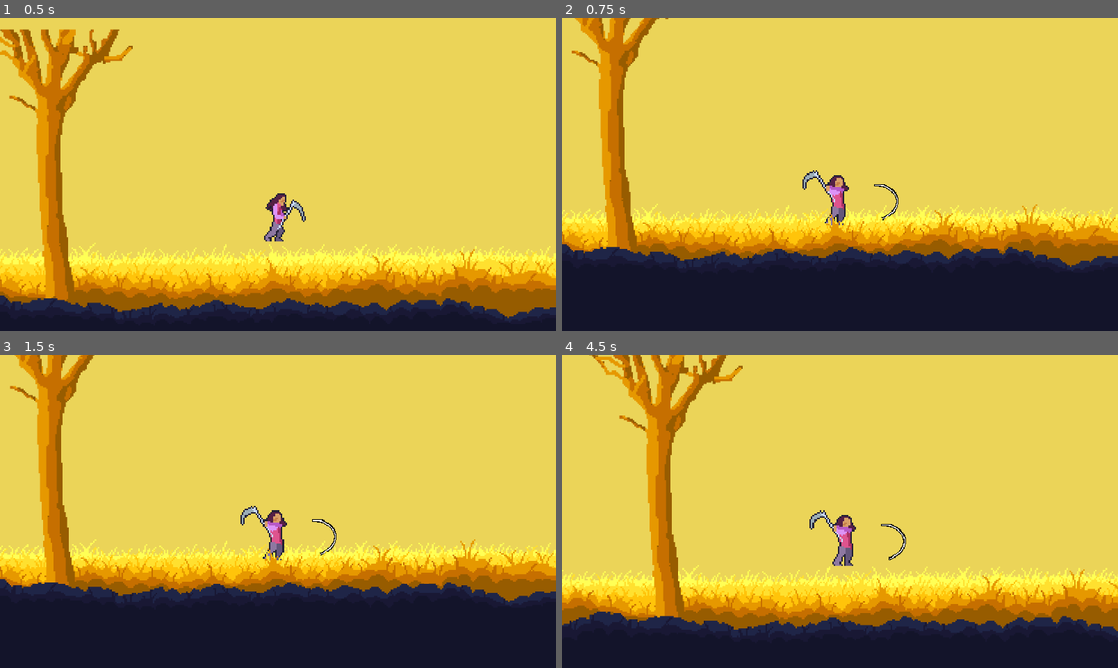
Above: before the commit, frames 1-4 (two rows, left to right).
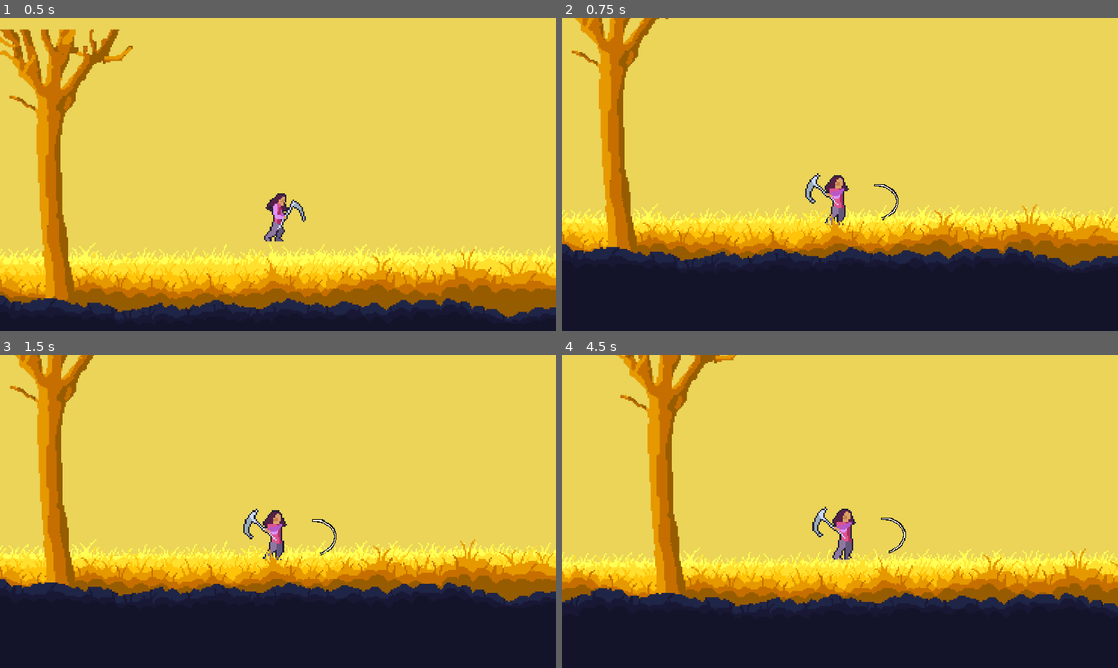
Above: after the commit, the same moments.

Repository: LordRevan36/software_development_platformer
Game: Godot game, scene res://main.tscn
The game is run twice, just before and just after one commit, with the same random seed, the same clock (stepped at 60 frames per second) and the same inputs.
Inputs:
- Up to frame 1 (0.5 s): no input
- Up to frame 2 (0.75 s): hold C (FlipRight) from 0.53 s (still down); tap X (Attack 1) at 0.6 s
- Up to frame 3 (1.5 s): keep holding C (FlipRight); tap W (Up) at 0.77 s; tap X (Attack 1) at 1.35 s
- Up to frame 4 (4.5 s): tap W (Up) at 1.52, 3.02, 3.77 s; release C (FlipRight) at 2.03 s; hold Z (FlipLeft) 2.03-2.78 s; tap X (Attack 1) every 0.75 s from 2.1 to 4.35 s; hold C (FlipRight) 2.78-4.28 s; hold Z (FlipLeft) from 4.28 s (still down)

Frame 1 is identical in both runs. In frame 2, 0.4% of the frame differs, in the area x 43-52%, y 48-61%; in frame 3, 0.4%; in frame 4, 26%, in the area x 0-100%, y 0-91%.

Commit message:
fixed the jump animation

Diff:
--- a/software-development-platformer/Player/player.tscn
+++ b/software-development-platformer/Player/player.tscn
@@ -136,6 +136,10 @@
 atlas = ExtResource("2_gwnis")
 region = Rect2(672, 0, 224, 224)
 
+[sub_resource type="AtlasTexture" id="AtlasTexture_pisgm"]
+atlas = ExtResource("2_gwnis")
+region = Rect2(0, 0, 224, 224)
+
 [sub_resource type="AtlasTexture" id="AtlasTexture_dkpta"]
 atlas = ExtResource("2_gwnis")
 region = Rect2(1344, 1120, 224, 224)
@@ -143,10 +147,6 @@
 [sub_resource type="AtlasTexture" id="AtlasTexture_lfmf2"]
 atlas = ExtResource("2_gwnis")
 region = Rect2(0, 1344, 224, 224)
-
-[sub_resource type="AtlasTexture" id="AtlasTexture_pisgm"]
-atlas = ExtResource("2_gwnis")
-region = Rect2(0, 0, 224, 224)
 
 [sub_resource type="AtlasTexture" id="AtlasTexture_maysp"]
 atlas = ExtResource("2_gwnis")
@@ -211,31 +211,31 @@
 [sub_resource type="SpriteFrames" id="SpriteFrames_sh265"]
 animations = [{
 "frames": [{
-"duration": 1.0,
+"duration": 0.75,
 "texture": SubResource("AtlasTexture_k53q1")
 }, {
-"duration": 1.0,
+"duration": 0.75,
 "texture": SubResource("AtlasTexture_fhl08")
 }, {
-"duration": 1.0,
+"duration": 0.75,
 "texture": SubResource("AtlasTexture_vtle1")
 }, {
-"duration": 1.0,
+"duration": 0.75,
 "texture": SubResource("AtlasTexture_od3ui")
 }, {
-"duration": 1.0,
+"duration": 0.75,
 "texture": SubResource("AtlasTexture_00tjw")
 }, {
-"duration": 1.0,
+"duration": 0.75,
 "texture": SubResource("AtlasTexture_x3vf3")
 }, {
-"duration": 1.0,
+"duration": 0.75,
 "texture": SubResource("AtlasTexture_apopc")
 }, {
-"duration": 1.0,
+"duration": 0.75,
 "texture": SubResource("AtlasTexture_5htga")
 }, {
-"duration": 1.0,
+"duration": 0.75,
 "texture": SubResource("AtlasTexture_p5o4e")
 }],
 "loop": false,
@@ -341,13 +341,13 @@
 }, {
 "frames": [{
 "duration": 1.0,
+"texture": SubResource("AtlasTexture_pisgm")
+}, {
+"duration": 1.0,
 "texture": SubResource("AtlasTexture_dkpta")
 }, {
 "duration": 1.0,
 "texture": SubResource("AtlasTexture_lfmf2")
-}, {
-"duration": 1.0,
-"texture": SubResource("AtlasTexture_pisgm")
 }],
 "loop": false,
 "name": &"jump",
@@ -422,9 +422,8 @@
 
 [node name="AnimatedSprite2D" type="AnimatedSprite2D" parent="."]
 sprite_frames = SubResource("SpriteFrames_sh265")
-animation = &"fall"
+animation = &"land"
 autoplay = "idle"
-speed_scale = 1.25
 
 [node name="CollisionShape2D" type="CollisionShape2D" parent="."]
 position = Vector2(-7.5, 47.5)
